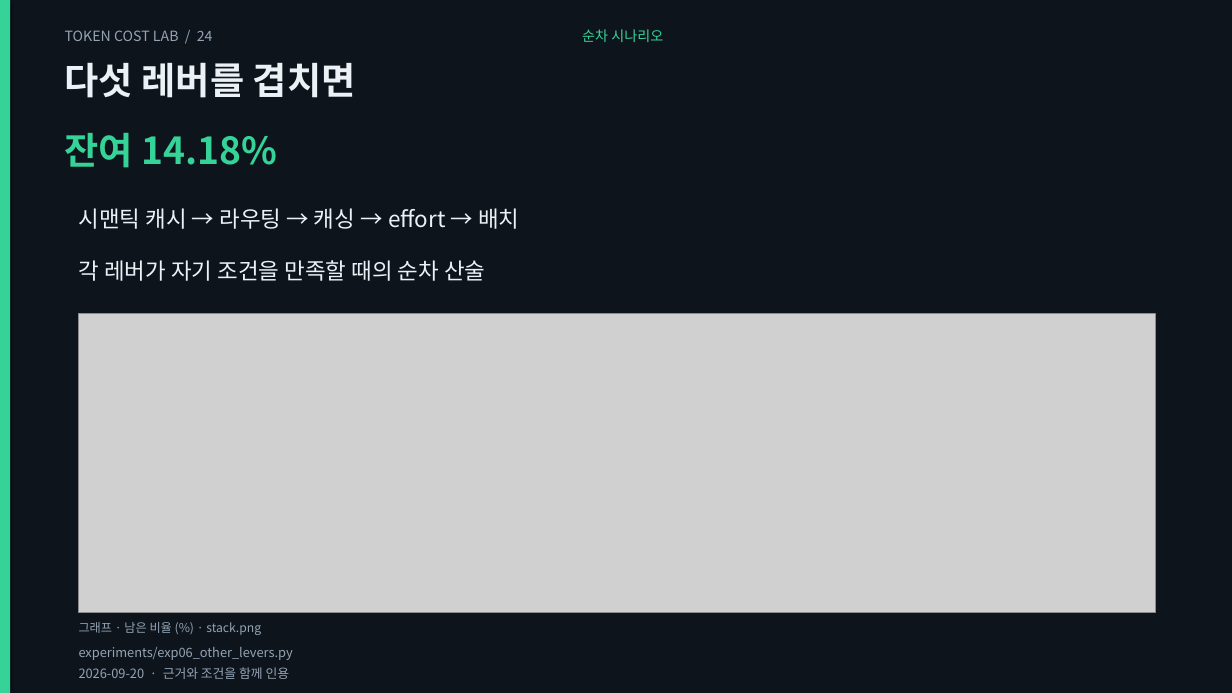
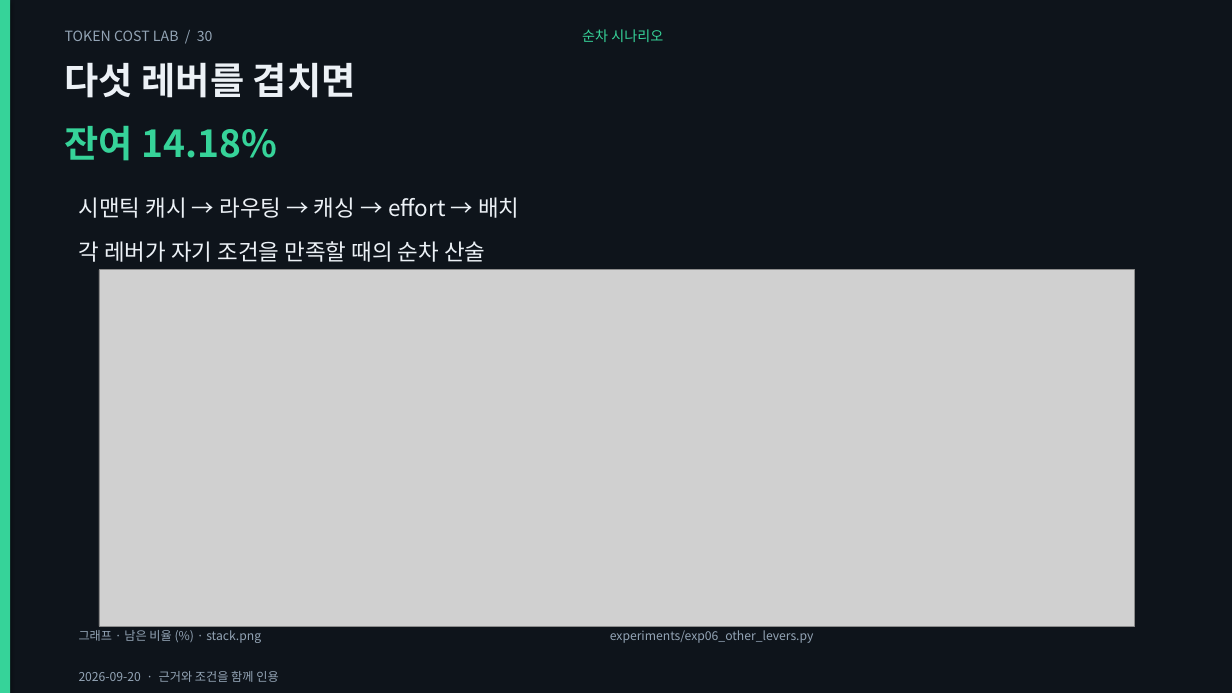
Before and after one commit to giyeop-cody/token-cost-lab, a slide deck: slide 30 of presentation/token_cost.pptx (slide 24 before the commit). Drawn at 1232x693 pixels with LibreOffice and Linux fonts; fonts in the diff are those of the drawing; grey boxes stand for pictures. Boxes give left, top, right and bottom in pixels: in the first picture for what was removed or moved away, otherwise in the second. Text is boxed around its words. In the diff, an @@ line names an element or a change of style, - is before the commit and + after.

Commit message:
feat: rebuild the decks as a visual talk — bigger charts, price table, section dividers
그래프를 슬라이드 전폭·전고로 키우고, 단가 표 슬라이드와 구간 표지를 넣어
발표 흐름(01 언어 → 02 출력·추론 → 03 캐시·컨텍스트 → 04 사례·적용)을 만들었다.

- 그래프 11종으로 확대: 추가 3종
  · monthly  워크플로 A/B 월 청구서(월 1,760건, 모델 6종) — B가 -64~-69%
  · cache_hit 캐시 적중률별 100콜 비용 곡선 + 손익분기 22.0%
  · usage_mix 20턴 세션 토큰 구성 — 이력 재전송 75.1%, 생성은 2.3%
  tokenizer 차트는 영어=1.00 기준 4개 가로 막대로 재작성(넓은 화면에서 읽히게)
- 단가 표 슬라이드: lab/pricing.py에서 셀을 직접 생성(모델·입력·출력·출력÷입력·캐시 읽기)
- 구간 표지 5종(01~04 + 심화). 렌더러에 divider/table 레이아웃 추가
- 덱 구성: 통합 44 · 본편 34 · 보너스 16 · 에이전트 23 · 케이스 15장
  차트 33장 · 표 2장 · 표지 5장. stack 차트와 중복되는 텍스트 슬라이드는 제거
- 검증: 표 셀 대조(단가 스냅샷) · 모든 차트가 덱에서 실제 사용되는지 · 표지에도 멘트·노트 요구
  · 월 청구서/캐시 곡선/토큰 구성의 재계산 대조 — 테스트 120 (신규 3)
- 문서: presentation/README(그래프 표), RETIRED(장수·재주장 17), REASSERTED·CORRECTIONS 동기화

```diff
--- a/presentation/token_cost.pptx
+++ b/presentation/token_cost.pptx
@@ text at box(65, 30, 213, 41): text changed @@
-TOKEN COST LAB / 24
+TOKEN COST LAB / 30
@@ text "잔여 14.18%": place and size @@
-text "잔여 14.18%" at box(65, 132, 278, 168)
+text "잔여 14.18%" at box(65, 125, 278, 161)
@@ text "시맨틱 캐시 → 라우팅 → ...": place and size @@
-text "시맨틱 캐시 → 라우팅 → ..." at box(79, 208, 519, 229)
+text "시맨틱 캐시 → 라우팅 → ..." at box(79, 197, 519, 218)
@@ text "각 레버가 자기 조건을 만족할 ...": place and size @@
-text "각 레버가 자기 조건을 만족할 ..." at box(79, 260, 485, 281)
+text "각 레버가 자기 조건을 만족할 ..." at box(79, 241, 485, 262)
@@ picture: place and size @@
-picture at box(79, 313, 1155, 613)
+picture at box(99, 270, 1135, 627)
@@ text "그래프 · 남은 비율 (%) ...": place and size @@
-text "그래프 · 남은 비율 (%) ..." at box(79, 622, 261, 635)
+text "그래프 · 남은 비율 (%) ..." at box(79, 630, 261, 643)
@@ text "experiments/exp06_other_levers.py" at box(610, 630, 814, 643): size 10 to 9.5 pt @@
@@ text "experiments/exp06_other_levers.py": place and size @@
-text "experiments/exp06_other_levers.py" at box(79, 647, 293, 660)
+text "experiments/exp06_other_levers.py" at box(610, 630, 814, 643)
@@ text "2026-09-20 · 근거와 조건을 함께 ..." at box(79, 671, 278, 682): size 10 to 9.5 pt @@
```
Also in this commit, not shown: 31 other slides changed, 9 slides added, 1 slide removed, 37 other files.
